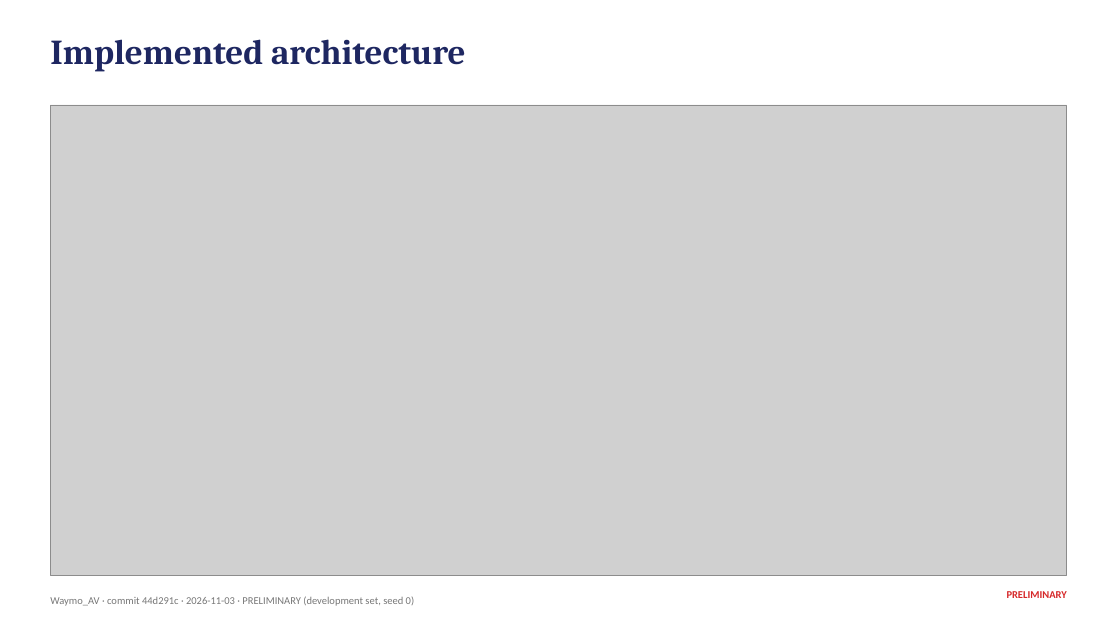
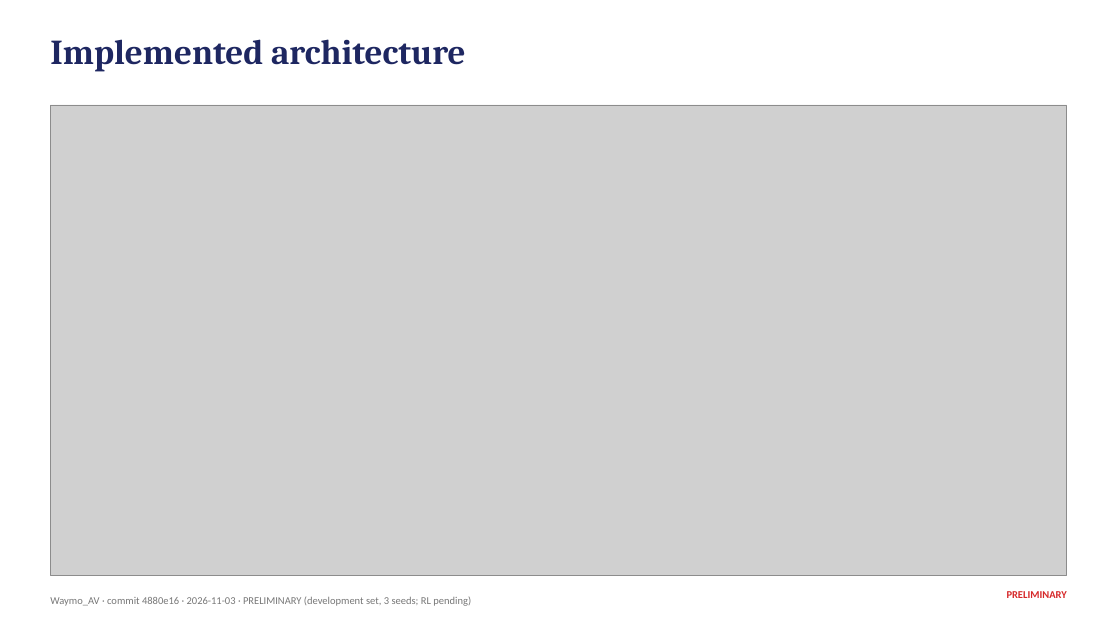
Before and after one commit to jarettpoliner/joint-motion, a slide deck: slide 4 of slides/waymo_av_results_prelim.pptx. Drawn at 1120x630 pixels with LibreOffice and Linux fonts; fonts in the diff are those of the drawing; grey boxes stand for pictures. Boxes give left, top, right and bottom in pixels: in the first picture for what was removed or moved away, otherwise in the second. Text is boxed around its words. In the diff, an @@ line names an element or a change of style, - is before the commit and + after.

Commit message:
Preliminary deck refreshed with three-seed dev results

```diff
--- a/slides/waymo_av_results_prelim.pptx
+++ b/slides/waymo_av_results_prelim.pptx
@@ text at <box>50,597,471,606</box>: text changed @@
-Waymo_AV · commit 44d291c · 2026-11-03 · PRELIMINARY (development set, seed 0)
+Waymo_AV · commit 4880e16 · 2026-11-03 · PRELIMINARY (development set, 3 seeds; RL pending)
```
Also in this commit, not shown: 9 other slides changed, 5 other files.
